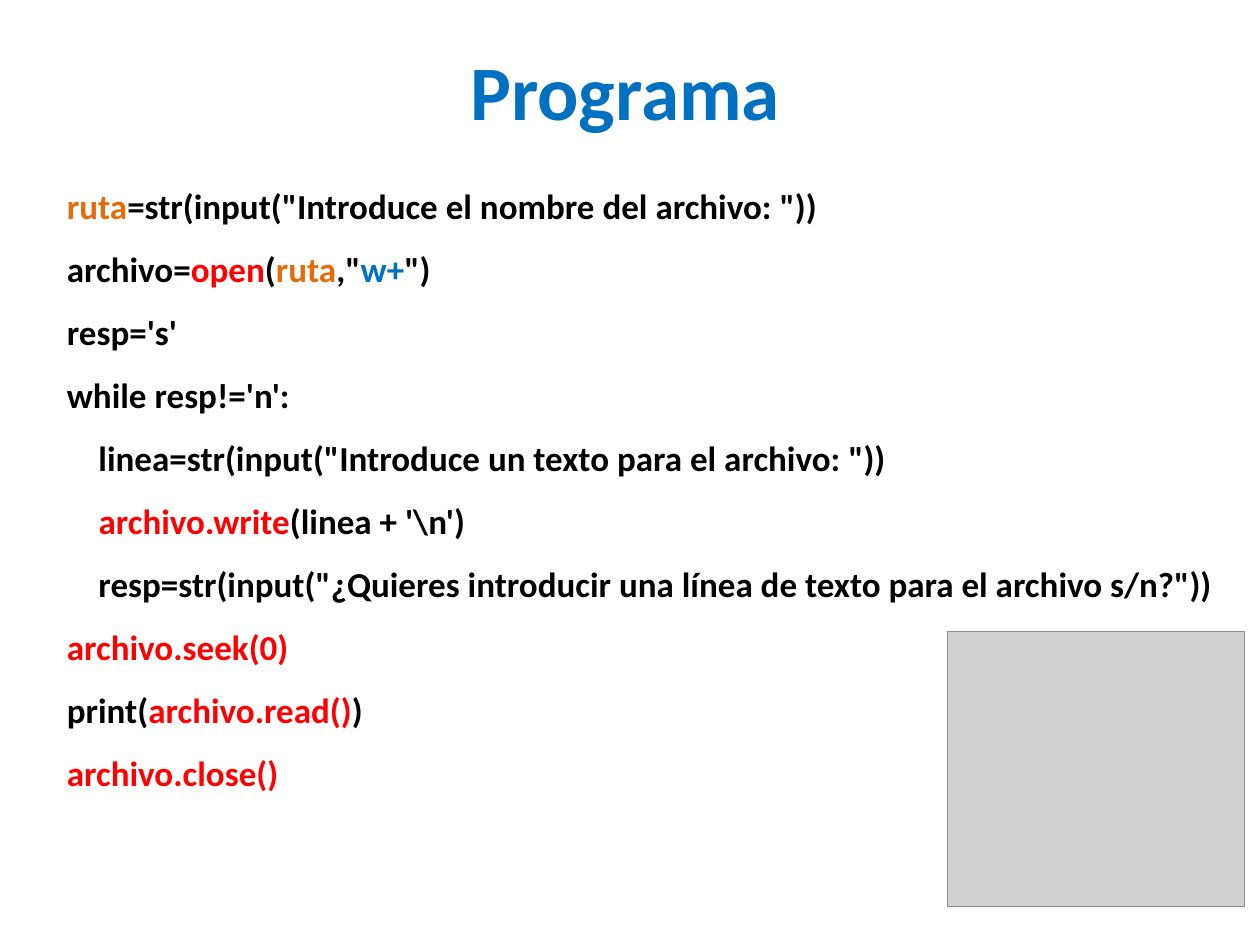
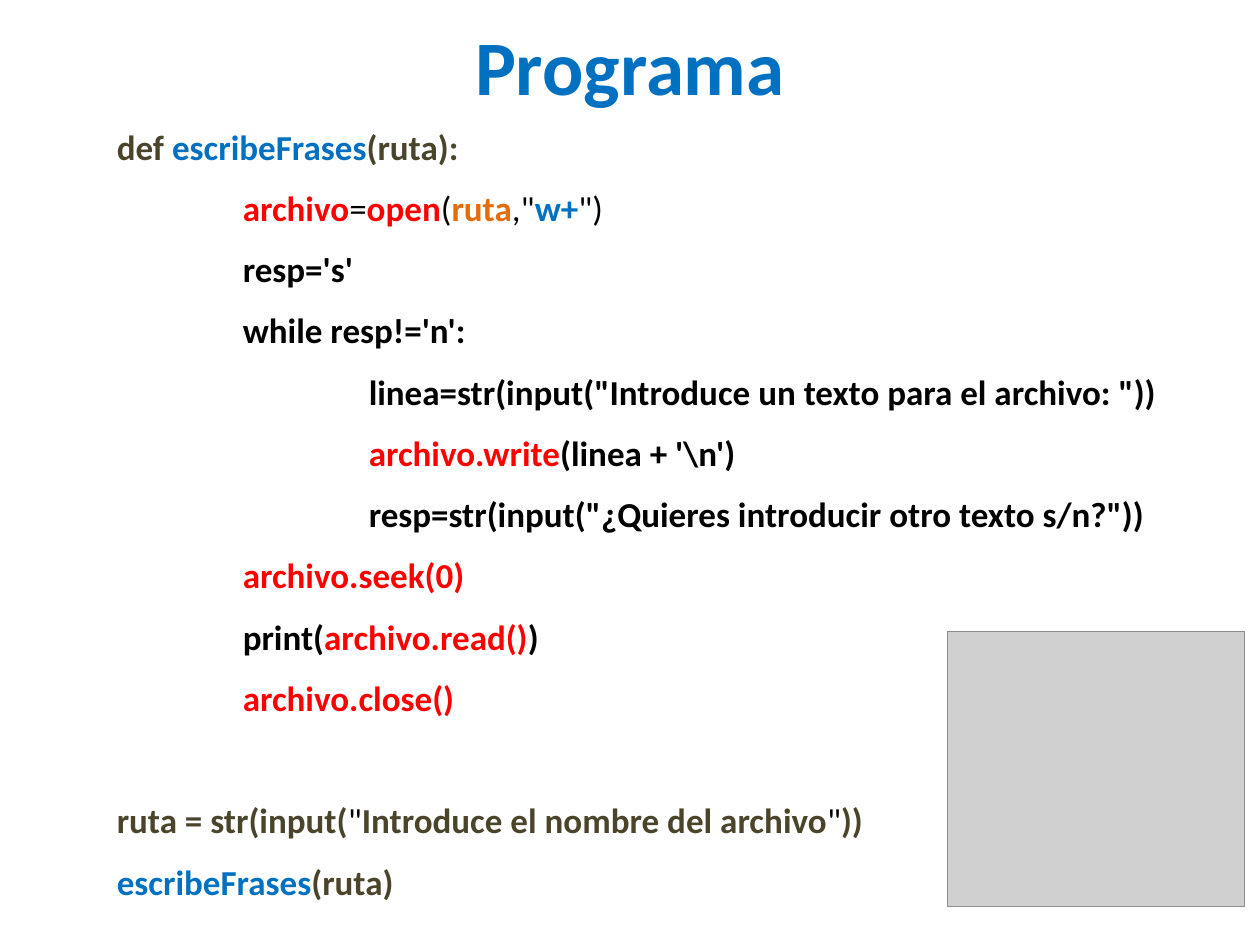
Before and after one commit to lizetheP/PensamientoC, a slide deck: slide 21 of calendario/documentos/10_Archivos.pptx. Drawn at 1260x945 pixels with LibreOffice and Linux fonts; fonts in the diff are those of the drawing; grey boxes stand for pictures. Boxes give left, top, right and bottom in pixels: in the first picture for what was removed or moved away, otherwise in the second. Text is boxed around its words. In the diff, an @@ line names an element or a change of style, - is before the commit and + after.

```diff
--- a/calendario/documentos/10_Archivos.pptx
+++ b/calendario/documentos/10_Archivos.pptx
@@ text "Programa" moved from (x1=470, y1=70, x2=779, y2=133) to (x1=475, y1=45, x2=784, y2=108) @@
@@ text "def escribeFrases(ruta):" moved from (x1=67, y1=193, x2=1211, y2=791) to (x1=117, y1=134, x2=1144, y2=900) @@
@@ text at (x1=117, y1=134, x2=458, y2=165): text changed; text colour #000000 to #0070C0 @@
-ruta=str(input("Introduce el nombre del archivo: "))
+def escribeFrases(ruta):
@@ text at (x1=243, y1=195, x2=1110, y2=716): text colour #000000 to #FF0000, bold off in "archivo=open(ruta,"w+")"; alignment left to justified; line spacing 1.5 to 35pt @@
@@ text at (x1=369, y1=501, x2=1144, y2=533): text changed @@
-resp=str(input("¿Quieres introducir una línea de texto para el archivo s/n?"))
+resp=str(input("¿Quieres introducir otro texto s/n?"))
@@ text at (x1=117, y1=807, x2=863, y2=900): paragraphs added @@
+ruta = str(input("Introduce el nombre del archivo"))
+escribeFrases(ruta)
```
Also in this commit, not shown: 14 other slides changed, 4 other files.
